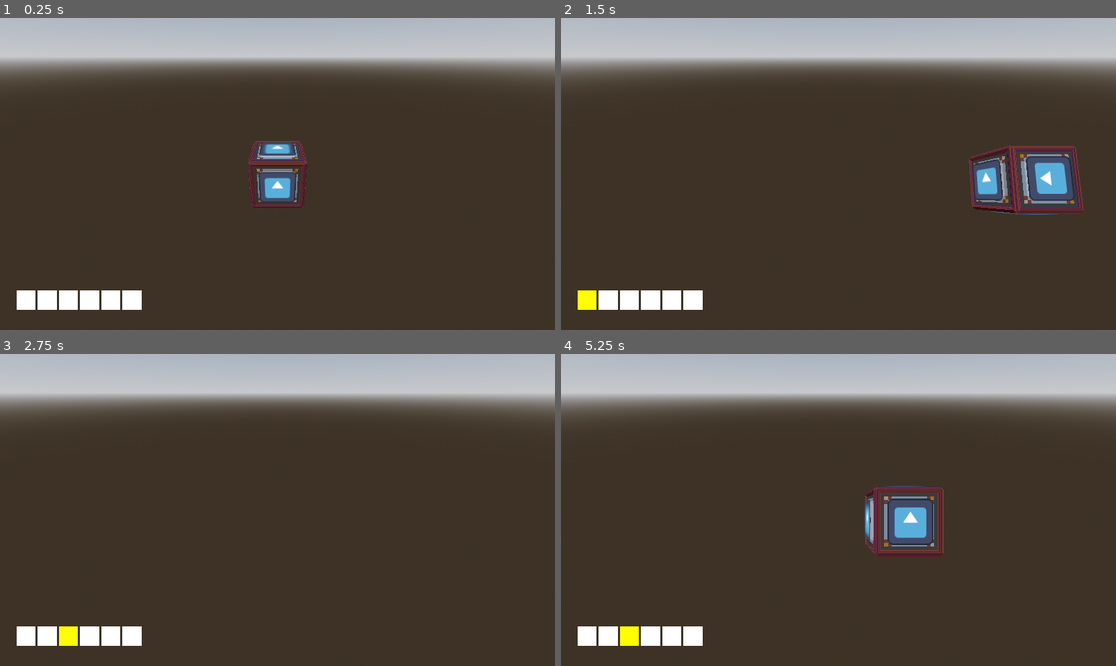
Above: before the commit, frames 1-4 (two rows, left to right).
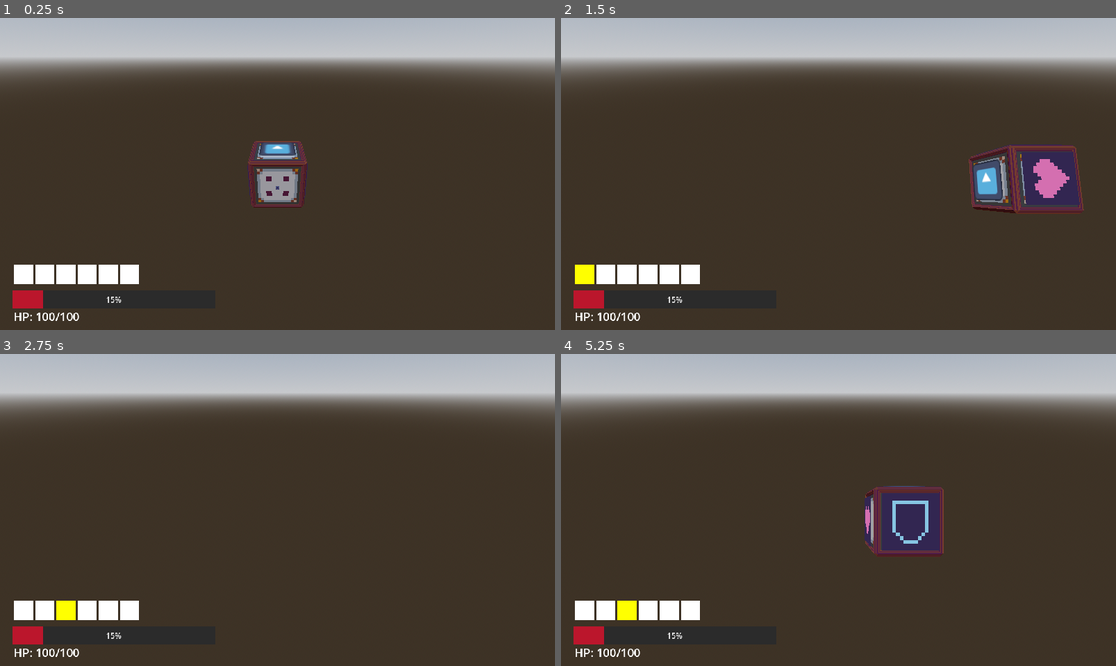
Above: after the commit, the same moments.

Repository: artbydaelok/DiceDeckBuilder
Game: Godot game, scene res://main.tscn
The game is run twice, just before and just after one commit, with the same random seed, the same clock (stepped at 60 frames per second) and the same inputs. The engine's default icon, where the game draws it, is replaced by a stand-in: a white triangle on a blue panel in a dark square.
Inputs:
- Up to frame 1 (0.25 s): no input
- Up to frame 2 (1.5 s): tap Enter at 0.5 s; hold D (move_right) 0.53-1.28 s; hold S (move_backward) from 1.28 s (still down)
- Up to frame 3 (2.75 s): release S (move_backward) at 2.03 s; hold D (move_right) from 2.03 s (still down)
- Up to frame 4 (5.25 s): release D (move_right) at 2.78 s; hold W (move_forward) 2.78-3.53 s; hold A (move_left) 3.53-5.03 s; hold S (move_backward) from 5.03 s (still down)

The runs differ from the first frame. In frame 1, 3.4% of the frame differs, in the area x 2-56%, y 42-98%; in frame 2, 4.2%; in frame 3, 2.8%; in frame 4, 4.3%, in the area x 2-69%, y 44-98%.

Commit message:
Adding 1bit assets

Diff:
--- /dev/null
+++ b/health_system/player_health_display.tscn
@@ -0,0 +1,23 @@
+[gd_scene load_steps=3 format=3 uid="uid://glmod5s7viyk"]
+
+[sub_resource type="StyleBoxFlat" id="StyleBoxFlat_m1juv"]
+bg_color = Color(0.168627, 0.168627, 0.168627, 1)
+
+[sub_resource type="StyleBoxFlat" id="StyleBoxFlat_850im"]
+bg_color = Color(0.733333, 0.0862745, 0.172549, 1)
+
+[node name="PlayerHealthDisplay" type="ProgressBar"]
+offset_right = 421.0
+offset_bottom = 37.0
+theme_override_styles/background = SubResource("StyleBoxFlat_m1juv")
+theme_override_styles/fill = SubResource("StyleBoxFlat_850im")
+value = 15.0
+
+[node name="HealthNumbers" type="Label" parent="."]
+layout_mode = 1
+offset_left = 2.0
+offset_top = 37.0
+offset_right = 274.0
+offset_bottom = 71.0
+theme_override_font_sizes/font_size = 24
+text = "HP: 100/100"
--- a/main.tscn
+++ b/main.tscn
@@ -1,7 +1,8 @@
-[gd_scene load_steps=6 format=3 uid="uid://bemy0a2yj6na1"]
+[gd_scene load_steps=7 format=3 uid="uid://bemy0a2yj6na1"]
 
 [ext_resource type="PackedScene" uid="uid://cp6gwawuteplg" path="res://player/player.tscn" id="1_8na6s"]
 [ext_resource type="PackedScene" uid="uid://b0a58rwgat4m0" path="res://card/inventory.tscn" id="1_yb0n1"]
+[ext_resource type="PackedScene" uid="uid://glmod5s7viyk" path="res://health_system/player_health_display.tscn" id="2_r1re5"]
 
 [sub_resource type="ProceduralSkyMaterial" id="ProceduralSkyMaterial_7uuse"]
 sky_horizon_color = Color(0.64625, 0.65575, 0.67075, 1)
@@ -25,11 +26,17 @@
 anchors_preset = 2
 anchor_top = 1.0
 anchor_bottom = 1.0
-offset_left = 34.0
-offset_top = -82.0
-offset_right = 298.0
-offset_bottom = -42.0
+offset_left = 29.0
+offset_top = -135.0
+offset_right = 293.0
+offset_bottom = -95.0
 grow_vertical = 0
+
+[node name="PlayerHealthDisplay" parent="Game/UI" instance=ExtResource("2_r1re5")]
+offset_left = 26.0
+offset_top = 566.0
+offset_right = 447.0
+offset_bottom = 603.0
 
 [node name="Board" type="Node3D" parent="Game"]
 
--- a/player/player.tscn
+++ b/player/player.tscn
@@ -1,8 +1,9 @@
-[gd_scene load_steps=8 format=3 uid="uid://cp6gwawuteplg"]
+[gd_scene load_steps=9 format=3 uid="uid://cp6gwawuteplg"]
 
 [ext_resource type="Script" path="res://player/Player.gd" id="1_1u8nn"]
 [ext_resource type="Texture2D" uid="uid://ca24nlmt4o5bj" path="res://player/pixel_dice_tex.png" id="2_6chk0"]
 [ext_resource type="ArrayMesh" uid="uid://cya23tnkwqnv1" path="res://player/dice.obj" id="3_fgjie"]
+[ext_resource type="Texture2D" uid="uid://cm24jg6thn5ju" path="res://assets/spritesheets/Roguelike 1-Bit Colours.png" id="4_8lxpn"]
 [ext_resource type="Texture2D" uid="uid://c5w6gk4f4sotm" path="res://icon.svg" id="4_yunej"]
 [ext_resource type="Script" path="res://player/SideSprite.gd" id="5_v808x"]
 
@@ -26,8 +27,11 @@
 transform = Transform3D(1, 0, 0, 0, 1, 0, 0, 0, 1, 1, 0, 0)
 
 [node name="SideOneSprite" type="Sprite3D" parent="Pivot/MeshInstance3D/SideOne"]
-transform = Transform3D(-4.37114e-08, 0, -1, 0, 1, 0, 1, 0, -4.37114e-08, 0.05, 0, 0)
-texture = ExtResource("4_yunej")
+transform = Transform3D(-4.37114e-07, 0, -10, 0, 10, 0, 10, 0, -4.37114e-07, 0.05, 0, 0)
+texture_filter = 0
+texture = ExtResource("4_8lxpn")
+region_enabled = true
+region_rect = Rect2(592, 496, 15, 15)
 script = ExtResource("5_v808x")
 side = 1
 
@@ -44,8 +48,11 @@
 transform = Transform3D(1, 0, 0, 0, 1, 0, 0, 0, 1, 0, 0, -1)
 
 [node name="SideThreeSprite" type="Sprite3D" parent="Pivot/MeshInstance3D/SideThree"]
-transform = Transform3D(1, 0, 0, 0, 1, 0, 0, 0, 1, 0, 0, -0.05)
-texture = ExtResource("4_yunej")
+transform = Transform3D(10, 0, 0, 0, 10, 0, 0, 0, 10, 0, 0, -0.05)
+texture_filter = 0
+texture = ExtResource("4_8lxpn")
+region_enabled = true
+region_rect = Rect2(320, 496, 16, 16)
 script = ExtResource("5_v808x")
 side = 3
 
@@ -54,7 +61,9 @@
 
 [node name="SideFourSprite" type="Sprite3D" parent="Pivot/MeshInstance3D/SideFour"]
 transform = Transform3D(1, 0, 0, 0, 1, 0, 0, 0, 1, 0, 0, 0.05)
-texture = ExtResource("4_yunej")
+texture = ExtResource("4_8lxpn")
+region_enabled = true
+region_rect = Rect2(323, 498, 10, 12)
 script = ExtResource("5_v808x")
 side = 4
 
@@ -71,8 +80,11 @@
 transform = Transform3D(1, 0, 0, 0, 1, 0, 0, 0, 1, -1, 0, 0)
 
 [node name="SideSixSprite" type="Sprite3D" parent="Pivot/MeshInstance3D/SideSix"]
-transform = Transform3D(-4.37114e-08, 0, 1, 0, 1, 0, -1, 0, -4.37114e-08, -0.05, 0, 0)
-texture = ExtResource("4_yunej")
+transform = Transform3D(-4.37114e-07, 0, 10, 0, 10, 0, -10, 0, -4.37114e-07, -0.05, 0, 0)
+texture_filter = 0
+texture = ExtResource("4_8lxpn")
+region_enabled = true
+region_rect = Rect2(592, 497, 15, 14)
 script = ExtResource("5_v808x")
 side = 6
 
Binary file added: assets/spritesheets/Roguelike 1-Bit Colours.png
Not shown, added: assets/spritesheets/Roguelike 1-Bit Colours.png.import
